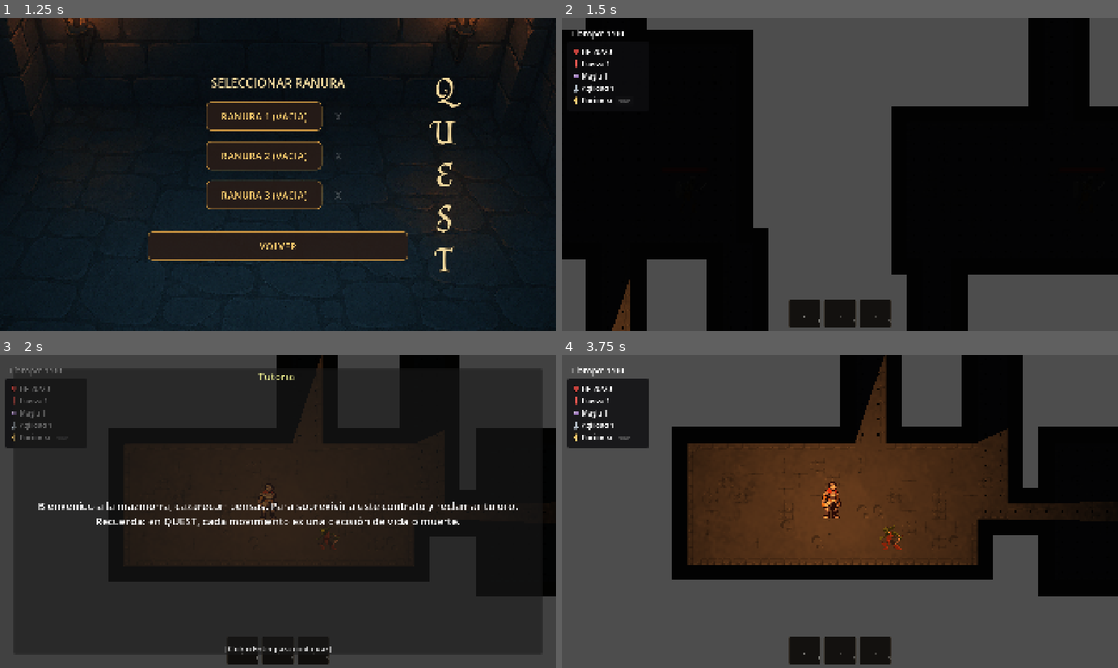
Above: before the commit, frames 1-4 (two rows, left to right).
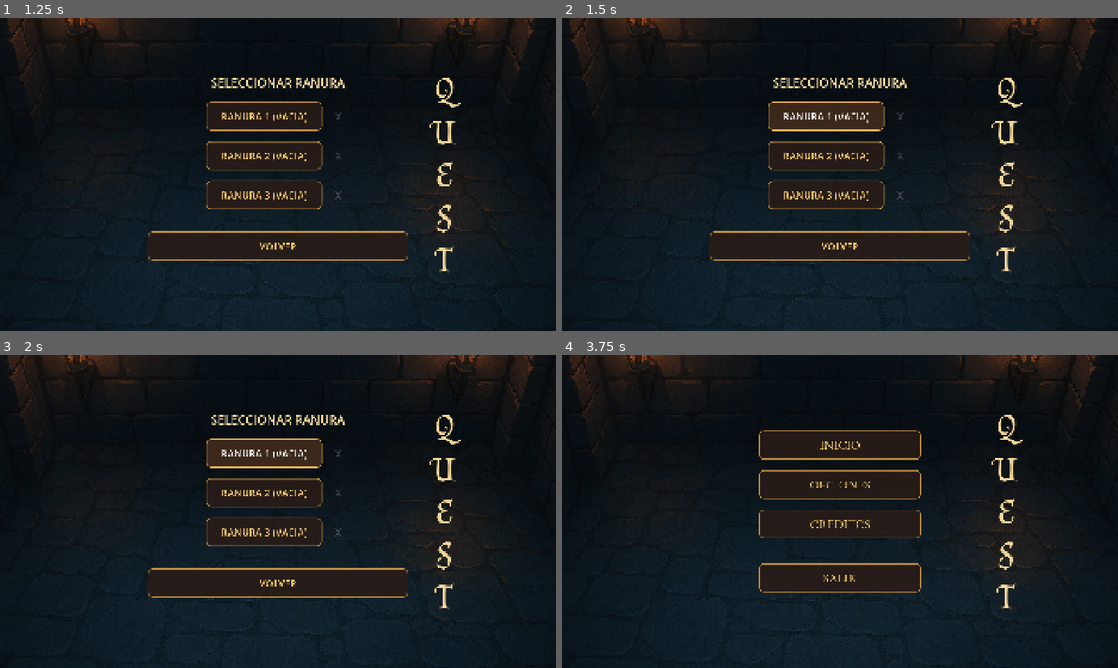
Above: after the commit, the same moments.

Repository: fedemuntaabski/Quest
Game: Godot game, scene res://scenes/MainMenu.tscn
Two runs of this game, one before a commit and one after it. Both use one fixed random seed, a clock stepped at 60 frames per second and the inputs below.
Inputs (mouse positions are in pixels of both pictures, inside the frame that each line leads up to):
- Up to frame 1 (1.25 s): tap Enter (ui_accept) at 0.5, 0.77 s; move the mouse to (400, 158) at 0.52 s; hold D (move_right) from 0.53 s (still down); tap 1 at 0.6 s; click (400, 158) at 0.67 s
- Up to frame 2 (1.5 s): release D (move_right) at 1.25 s; click "RANURA 1 (VACIA)" at 1.25 s
- Up to frame 3 (2 s): no input
- Up to frame 4 (3.75 s): click (828, 492) at 2 s, where only the run after the commit has a clickable "RANURA 2 (VACIA)"; click (828, 533) at 2.75 s, where only the run after the commit has a clickable "RANURA 3 (VACIA)"; click (840, 583) at 3.5 s, where only the run after the commit has a clickable "VOLVER"

Frame 1 is identical in both runs. In frame 2, 70% of the frame differs, in the area x 0-100%, y 0-100%; in frame 3, 56%; in frame 4, 83%.
Error after the commit: Parse Error: Cannot find member "Category" in base "Logger". (res://scripts/managers/SaveManager.gd:26)

Commit message:
feat(logging): implementar clase Logger y migrar prints en SaveManager, GameStateManager y ActionQueue

Diff:
--- a/scripts/core/actions/ActionQueue.gd
+++ b/scripts/core/actions/ActionQueue.gd
@@ -31,7 +31,7 @@
 	if not _is_busy:
 		process_next()
 	else:
-		print("[ActionQueue] queue_action: queue is busy, action will wait in queue")
+		Logger.debug(Logger.Category.ACTIONS, "queue_action: queue is busy, action will wait in queue")
 
 func process_next() -> void:
 	if _is_busy:
@@ -51,7 +51,7 @@
 	var start_token: Dictionary = action.get_execution_state_token() if action else {}
 
 	if not action.can_execute():
-		print("[ActionQueue] process_next: action cannot execute, finishing action=%s" % _describe_action(action))
+		Logger.warn(Logger.Category.ACTIONS, "process_next: action cannot execute, finishing action=%s" % _describe_action(action))
 		var failure_reason : Variant = action.get_failure_reason() if action and action.has_method("get_failure_reason") else ""
 		var res : Dictionary = {"status":"cannot_execute", "consumes_turn": false, "reason": failure_reason if failure_reason != "" else "can_execute_false"}
 		action.finish(res)
--- /dev/null
+++ b/scripts/core/utils/Logger.gd
@@ -0,0 +1,91 @@
+class_name Logger
+extends RefCounted
+
+## Centralized logging utility for QUEST.
+## Provides categorized, level-filtered logging to replace raw print() calls.
+
+enum Category {
+	GENERAL,
+	COMBAT,
+	CARDS,
+	MAP,
+	STATE,
+	ACTIONS,
+	SAVE,
+	UI
+}
+
+enum Level {
+	DEBUG = 0,
+	INFO = 1,
+	WARN = 2,
+	ERROR = 3
+}
+
+static var enabled_categories: Dictionary = {
+	Category.GENERAL: true,
+	Category.COMBAT: true,
+	Category.CARDS: true,
+	Category.MAP: true,
+	Category.STATE: true,
+	Category.ACTIONS: false, # Heartbeats silenced by default
+	Category.SAVE: true,
+	Category.UI: true,
+}
+
+static var min_level: int = Level.INFO
+
+static func set_category_enabled(cat: Category, enabled: bool) -> void:
+	enabled_categories[cat] = enabled
+
+static func set_min_level(level: int) -> void:
+	min_level = level
+
+static func is_enabled(cat: Category, level: int) -> bool:
+	if level < min_level:
+		return false
+	return enabled_categories.get(cat, true)
+
+static func _category_name(cat: Category) -> String:
+	match cat:
+		Category.GENERAL: return "GENERAL"
+		Category.COMBAT: return "COMBAT"
+		Category.CARDS: return "CARDS"
+		Category.MAP: return "MAP"
+		Category.STATE: return "STATE"
+		Category.ACTIONS: return "ACTIONS"
+		Category.SAVE: return "SAVE"
+		Category.UI: return "UI"
+		_: return "UNKNOWN"
+
+static func _level_name(level: int) -> String:
+	match level:
+		Level.DEBUG: return "DEBUG"
+		Level.INFO: return "INFO"
+		Level.WARN: return "WARN"
+		Level.ERROR: return "ERROR"
+		_: return "LOG"
+
+static func log_msg(cat: Category, level: int, msg: String) -> void:
+	if not is_enabled(cat, level):
+		return
+	var formatted := "[QUEST][%s][%s] %s" % [_category_name(cat), _level_name(level), msg]
+	match level:
+		Level.ERROR:
+			push_error(formatted)
+		Level.WARN:
+			push_warning(formatted)
+		_:
+			print(formatted)
+
+static func debug(cat: Category, msg: String) -> void:
+	log_msg(cat, Level.DEBUG, msg)
+
+static func info(cat: Category, msg: String) -> void:
+	log_msg(cat, Level.INFO, msg)
+
+static func warn(cat: Category, msg: String) -> void:
+	log_msg(cat, Level.WARN, msg)
+
+static func error(cat: Category, msg: String) -> void:
+	log_msg(cat, Level.ERROR, msg)
--- a/scripts/managers/GameStateManager.gd
+++ b/scripts/managers/GameStateManager.gd
@@ -74,7 +74,7 @@
 	if _state_stack.size() <= 1:
 		return
 	if expected_state != -1 and current_state != expected_state:
-		print("[GAME_STATE_MANAGER] ERROR: Expected state %s but current is %s" % [State.keys()[expected_state], State.keys()[current_state]])
+		Logger.error(Logger.Category.STATE, "Expected state %s but current is %s" % [State.keys()[expected_state], State.keys()[current_state]])
 		return
 	var old_state := current_state
 	_state_stack.pop_back()
@@ -110,14 +110,14 @@
 		reward_entered.emit(card_options)
 
 func close_reward(selected_card: CardData) -> void:
-	print("[GAME_STATE_MANAGER] close_reward() called, current_state=%s" % State.keys()[current_state])
+	Logger.debug(Logger.Category.STATE, "close_reward() called, current_state=%s" % State.keys()[current_state])
 	if current_state == State.REWARD:
-		print("[GAME_STATE_MANAGER] Popping REWARD state...")
+		Logger.debug(Logger.Category.STATE, "Popping REWARD state...")
 		pop_state(State.REWARD)
-		print("[GAME_STATE_MANAGER] New state after pop: %s" % State.keys()[current_state])
+		Logger.info(Logger.Category.STATE, "New state after pop: %s" % State.keys()[current_state])
 		reward_exited.emit(selected_card)
 	else:
-		print("[GAME_STATE_MANAGER] WARNING: close_reward() called but current_state is %s, not REWARD!" % State.keys()[current_state])
+		Logger.warn(Logger.Category.STATE, "close_reward() called but current_state is %s, not REWARD!" % State.keys()[current_state])
 
 func toggle_pause() -> void:
 	if current_state == State.ACTIVE:
@@ -135,20 +135,9 @@
 	state_changed.emit(current_state, _previous_state)
 
 func _handle_state_change(new_state: State, _old_state: State) -> void:
-	print("[GAME_STATE_MANAGER] _handle_state_change: %s -> %s" % [State.keys()[_old_state], State.keys()[new_state]])
+	Logger.info(Logger.Category.STATE, "State transition: %s -> %s" % [State.keys()[_old_state], State.keys()[new_state]])
 	match new_state:
 		State.ACTIVE:
-			print("[GAME_STATE_MANAGER] Setting get_tree().paused = false")
 			get_tree().paused = false
-		State.PAUSED:
-			print("[GAME_STATE_MANAGER] Setting get_tree().paused = true (PAUSED)")
+		State.PAUSED, State.DEAD, State.VICTORY, State.REWARD:
 			get_tree().paused = true
-		State.DEAD:
-			print("[GAME_STATE_MANAGER] Setting get_tree().paused = true (DEAD)")
-			get_tree().paused = true
-		State.VICTORY:
-			print("[GAME_STATE_MANAGER] Setting get_tree().paused = true (VICTORY)")
-			get_tree().paused = true
-		State.REWARD:
-			print("[GAME_STATE_MANAGER] Setting get_tree().paused = true (REWARD)")
-			get_tree().paused = true
--- a/scripts/managers/SaveManager.gd
+++ b/scripts/managers/SaveManager.gd
@@ -23,7 +23,7 @@
 var post_victory_popup_pending: bool = false
 
 func _ready() -> void:
-	print("SaveManager initialized.")
+	Logger.info(Logger.Category.SAVE, "Initialized.")
 
 func get_save_path(slot: int) -> String:
 	return SAVE_PATH_TEMPLATE % slot
@@ -55,9 +55,9 @@
 
 	var err = cfg.save(get_save_path(slot))
 	if err == OK:
-		print("SaveManager: Saved successfully to slot %d." % slot)
+		Logger.info(Logger.Category.SAVE, "Saved successfully to slot %d." % slot)
 	else:
-		push_error("SaveManager: Failed to save to slot %d (Error code: %d)." % [slot, err])
+		Logger.error(Logger.Category.SAVE, "Failed to save to slot %d (Error code: %d)." % [slot, err])
 
 func load_game(slot: int = current_slot) -> void:
 	current_slot = slot
@@ -67,7 +67,7 @@
 	var player_stats_autoload = ManagerLocator.get_player_stats()
 
 	if err == OK:
-		print("SaveManager: Loaded save from slot %d." % slot)
+		Logger.info(Logger.Category.SAVE, "Loaded save from slot %d." % slot)
 		first_time_player = cfg.get_value(SAVE_SECTION, "first_time_player", false)
 		gold = cfg.get_value(SAVE_SECTION, "gold", 0)
 		var loaded_contracts := int(cfg.get_value(SAVE_SECTION, "contracts_completed", 0))
@@ -88,7 +88,7 @@
 			player_stats_autoload.active_upgrades = cfg.get_value(SAVE_SECTION, "active_upgrades", [])
 			player_stats_autoload.refresh_stats()
 	else:
-		print("SaveManager: No save file found for slot %d, starting fresh." % slot)
+		Logger.info(Logger.Category.SAVE, "No save file found for slot %d, starting fresh." % slot)
 		first_time_player = true
 		gold = 0
 		contracts_completed = 0
@@ -126,8 +126,8 @@
 	if FileAccess.file_exists(path):
 		var err = DirAccess.remove_absolute(path)
 		if err == OK:
-			print("SaveManager: Deleted save in slot %d." % slot)
+			Logger.info(Logger.Category.SAVE, "Deleted save in slot %d." % slot)
 		else:
-			push_error("SaveManager: Failed to delete save in slot %d (Error code: %d)." % [slot, err])
+			Logger.error(Logger.Category.SAVE, "Failed to delete save in slot %d (Error code: %d)." % [slot, err])
 	else:
-		print("SaveManager: No save found to delete in slot %d." % slot)
+		Logger.warn(Logger.Category.SAVE, "No save found to delete in slot %d." % slot)
Not shown, added: scripts/core/utils/Logger.gd.uid
